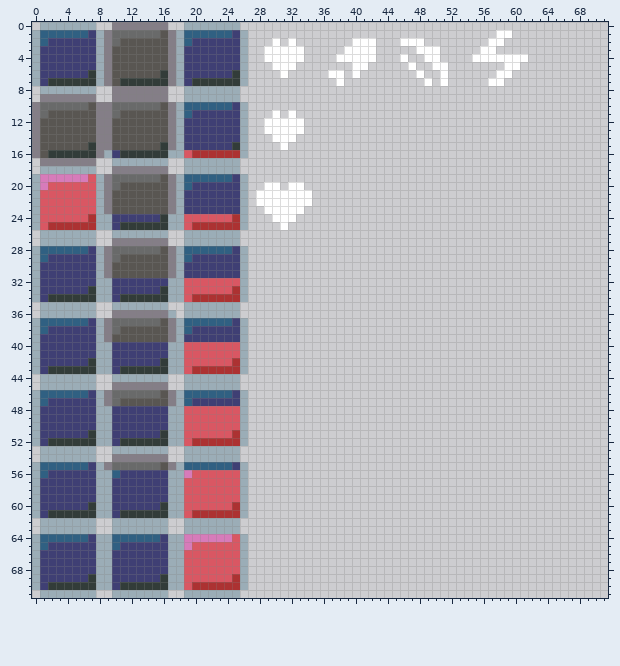
Two versions of one sprite sheet, assets/img/parts.png. The first picture shows the starting point.
The file is 72x72 pixels.
The same view after the edit:
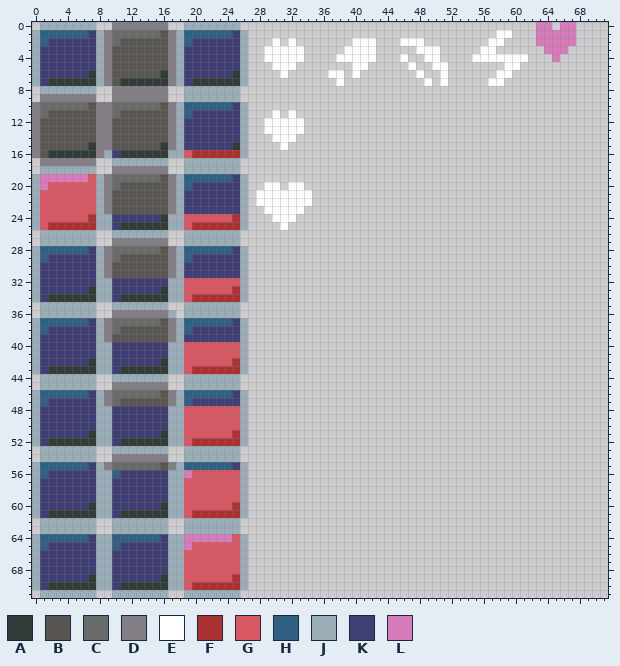
Palette (. is transparent): A #323c39  B #595652  C #696a6a  D #847e87  E #ffffff  F #ac3232  G #d95763  H #306082  J #9badb7  K #3f3f74  L #d77bba
Diff:
y 0: x 63..64 .. -> LL; x 66..67 .. -> LL
y 1..2: x 63..67 ..... -> LLLLL
y 3: x 64..66 ... -> LLL
y 4: x 65 . -> L
